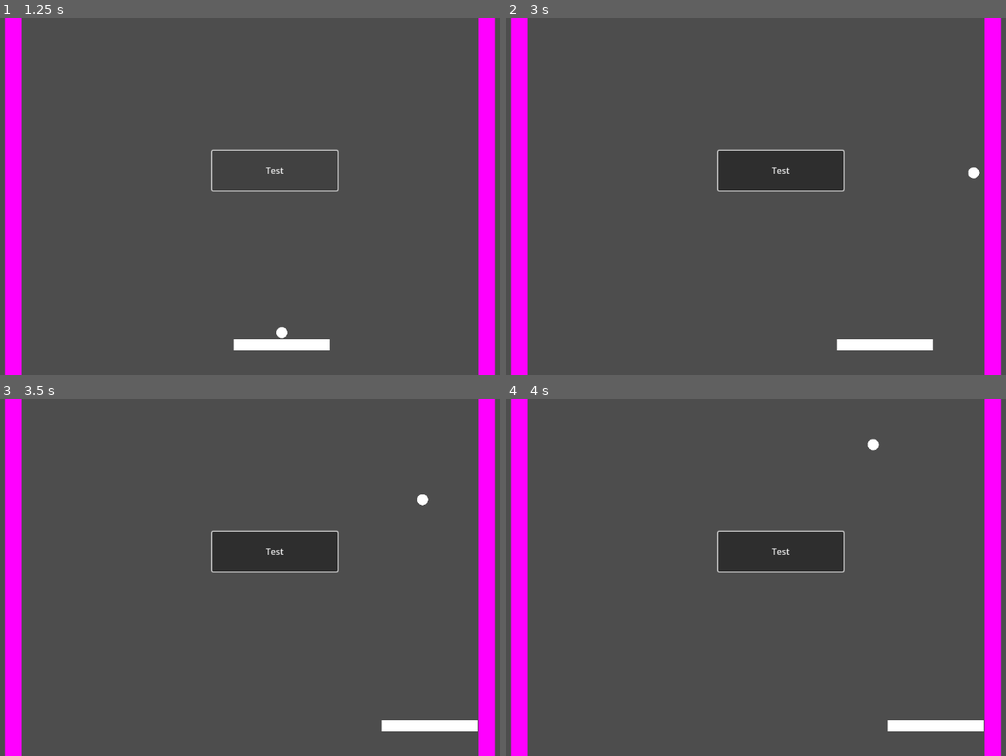
Above: before the commit, frames 1-4 (two rows, left to right).
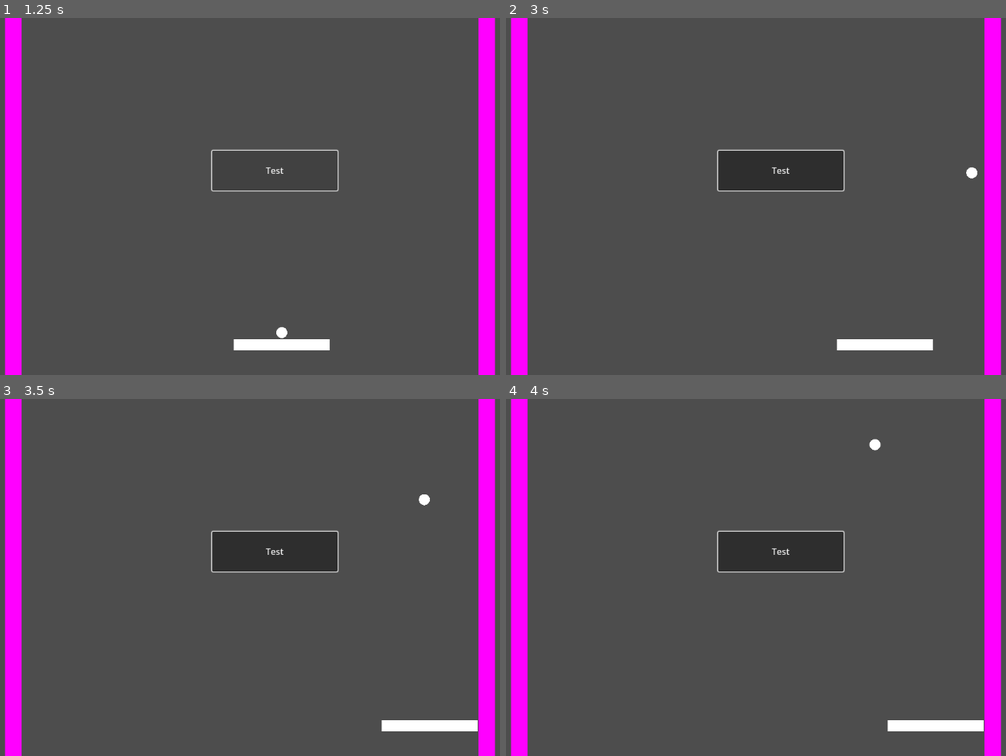
Above: after the commit, the same moments.

Repository: k3ving/lernfeld8
Game: Godot game, scene res://scenes/main.tscn
Same seed, same stepped clock (60 frames per second), same inputs: the game is played once before the commit and once after it.
Inputs (mouse positions are in pixels of both pictures, inside the frame that each line leads up to):
- Up to frame 1 (1.25 s): click "Test" at 0.5 s
- Up to frame 2 (3 s): tap Enter at 1.25 s; move the mouse to (891, 178) at 1.27 s; hold Right (ui_right) 1.28-2 s; hold Shift 1.28-2 s; click (891, 178) at 1.42 s; tap Space (ui_select) at 1.52 s; drag from (626, 214) to (721, 267) at 2.02 s; move the mouse to (816, 117) at 2.77 s; hold Right (ui_right) from 2.78 s (still down); tap Ctrl at 2.85 s
- Up to frame 3 (3.5 s): keep holding Right (ui_right)
- Up to frame 4 (4 s): release Right (ui_right) at 3.5 s; drag from (721, 648) to (561, 523) at 3.52 s

Frame 1 is identical in both runs. In frame 2, less than 0.1% of the frame differs, in the area x 92-95%, y 41-45%; in frame 3, less than 0.1%; in frame 4, less than 0.1%, in the area x 72-75%, y 11-15%.

Commit message:
add database service
-added database service
-fixed bug where ball keeps moving left/right when player hits the wall

Diff:
--- a/scripts/ball_move.gd
+++ b/scripts/ball_move.gd
@@ -15,7 +15,7 @@
 # Called every frame. 'delta' is the elapsed time since the previous frame.
 func _process(delta):
 	if not started:
-		velocity = player_node.linear_velocity
+		position.x = player_node.position.x
 		started = main_node.is_started()
 		if started:
 			velocity = Vector2(player_node.linear_velocity.x, speed)
Not shown, added: .github/database_service/PongService/dbconnector.py
Not shown, added: .github/database_service/PongService/main.py
Not shown, added: .github/sql_statements.txt
